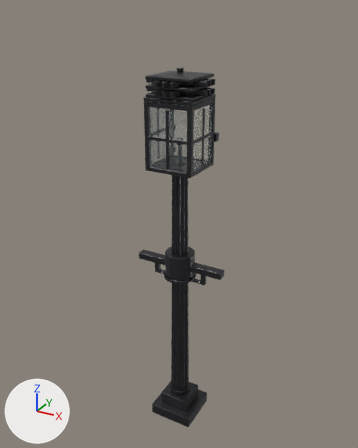
Renders of the Blender file blender/B3/gaslamp.blend from each side of a commit.
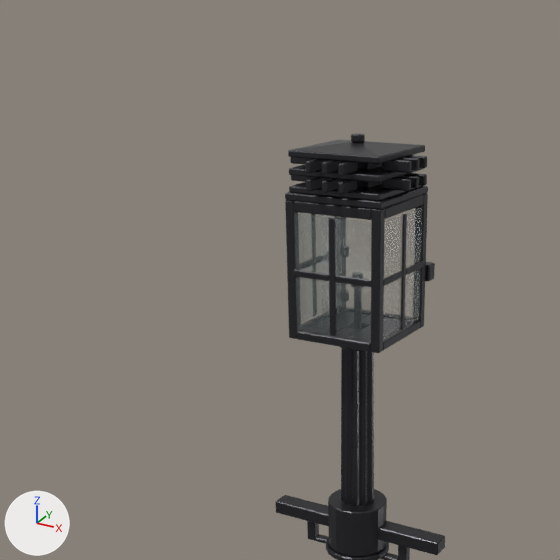
Old and new are each drawn whole from a 50 mm lens placed at (1.366, -2.497, 2.73), pointed at (-0.033, 0.046, 1.459) and again close up on the part from 0% to 79% of the width and 0% to 63% of the height. Every picture has the same lights, and +X, +Y and +Z are marked at lower left. The last two pictures show the newer version.

The older version as bpy lines, for what is in view:
```python
me_gaslamp = bpy.data.meshes.new('gaslamp')
me_gaslamp.from_pydata(...)  # 924 vertices, 612 faces; spans x -0.3..0.3, y -0.19..0.19, z 0.0..2.42
# faces by material slot: [608, 4]
me_gaslamp.materials.append(mat_iron)  # dark grey #3c3c3f
me_gaslamp.materials.append(mat_glass)  # grey #95a2a0
ob_gaslamp = bpy.data.objects.new('gaslamp', me_gaslamp)
ob_gaslamp.location = (0.0, 0.0, 0.0)
_m = ob_gaslamp.modifiers.new('Bevel', 'BEVEL')
_m.width = 0.004
_m.width_pct = 0.004
_m.angle_limit = 0.611
```
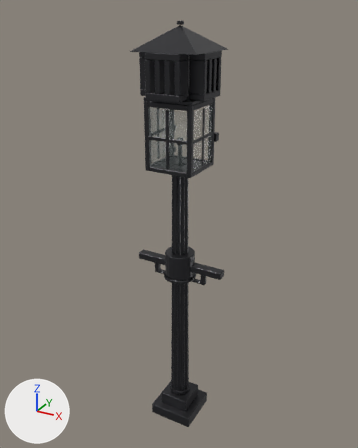
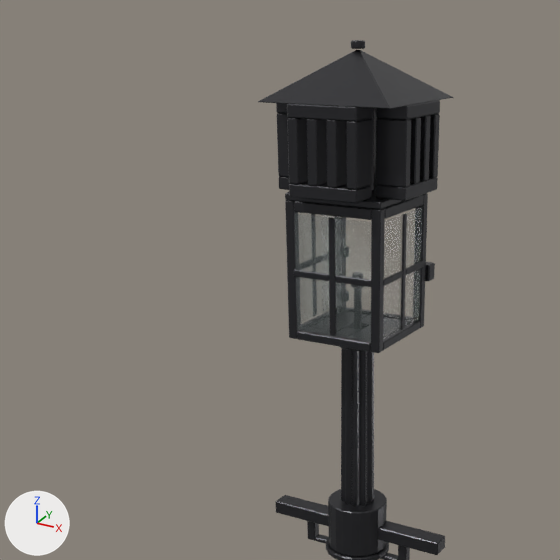
Where the change shows, as pixel boxes [x1, y1, x2, y2] in the close-ups (560 x 560 px; the box of a moved part takes in the faces that stretch with it):
'gaslamp', reshaped: before [276, 133, 445, 560]; after [258, 40, 453, 560]
part 1 of me_gaslamp, added: after [376, 177, 438, 201]
part 2 of me_gaslamp, added: after [376, 100, 440, 120]
part 3 of me_gaslamp, added: after [287, 118, 308, 184]
part 4 of me_gaslamp, added: after [307, 119, 327, 186]
part 5 of me_gaslamp, added: after [371, 108, 376, 191]
part 6 of me_gaslamp, deleted: before [289, 133, 424, 201]
part 7 of me_gaslamp, moved or reshaped: before [288, 145, 427, 194]; after [258, 40, 453, 203]

Edits to the bpy script that builds the scene:
```text
Change me_gaslamp:
    used by ob_gaslamp; location = (0.0, 0.0, 0.0)
    remove me_gaslamp.from_pydata(...)  # 924 vertices, 612 faces; spans x -0.3..0.3, y -0.19..0.19, z 0.0..2.42
    add me_gaslamp.from_pydata(...)  # 897 vertices, 589 faces; spans x -0.3..0.3, y -0.2..0.2, z 0.0..2.66
    me_gaslamp part 1: a new loose piece, a box spanning x 0.11..0.2, y -0.104..0.104, z 2.27..2.305, in mat_iron (dark grey #3c3c3f)
    me_gaslamp part 2: a new loose piece, a box spanning x 0.11..0.2, y -0.104..0.104, z 2.475..2.51, in mat_iron (dark grey #3c3c3f)
    me_gaslamp part 3: a new loose piece, a box spanning x -0.104..-0.074, y -0.2..-0.11, z 2.305..2.475, in mat_iron (dark grey #3c3c3f)
    me_gaslamp part 4: a new loose piece, a box spanning x -0.045..-0.015, y -0.2..-0.11, z 2.305..2.475, in mat_iron (dark grey #3c3c3f)
    me_gaslamp part 5: a new loose piece, a 12-sided cylinder along z spanning x -0.05..0.05, y -0.05..0.05, z 2.27..2.53, in mat_iron (dark grey #3c3c3f)
    me_gaslamp part 6: 9 loose pieces with 84 vertices, spanning x -0.19..0.19, y -0.19..0.14, z 2.27..2.42, are deleted
    me_gaslamp part 7
    8 vertices are removed from x 0.04..0.14, y -0.14..0.19, z 2.27..2.38
    18 faces are deleted
    176 vertices move from x -0.19..0.19, y -0.19..0.19, z 2.27..2.38 to x -0.2..0.2, y -0.2..0.2, z 2.27..2.66
    9 vertices are added at x -0.02..0.02, y -0.02..0.02, z 2.64..2.66
    17 new faces join them, mat_iron (dark grey #3c3c3f)
```
